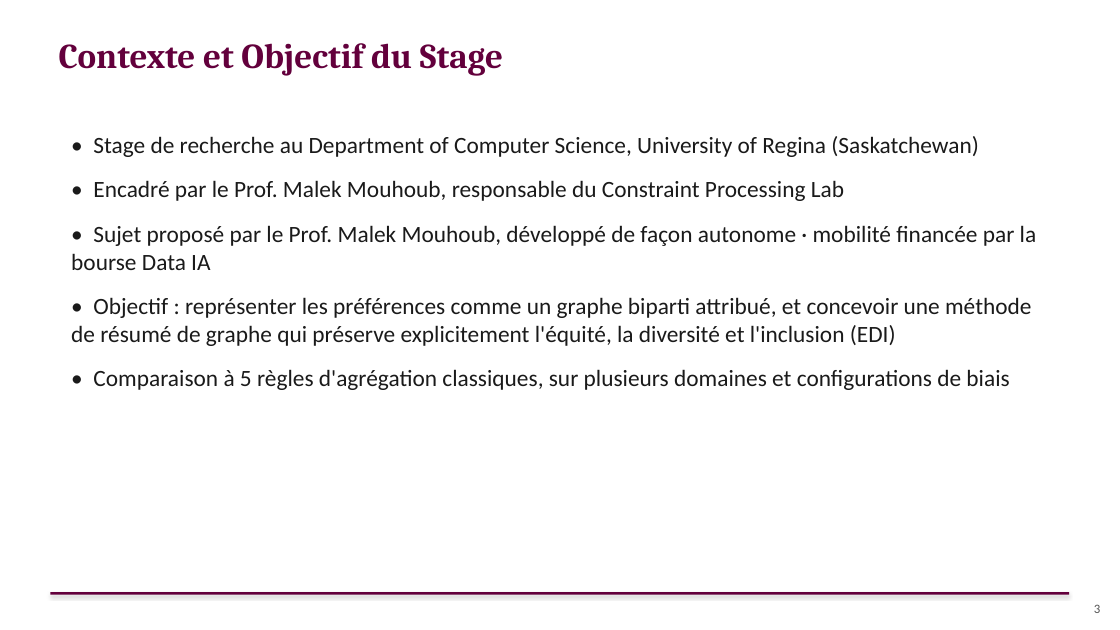
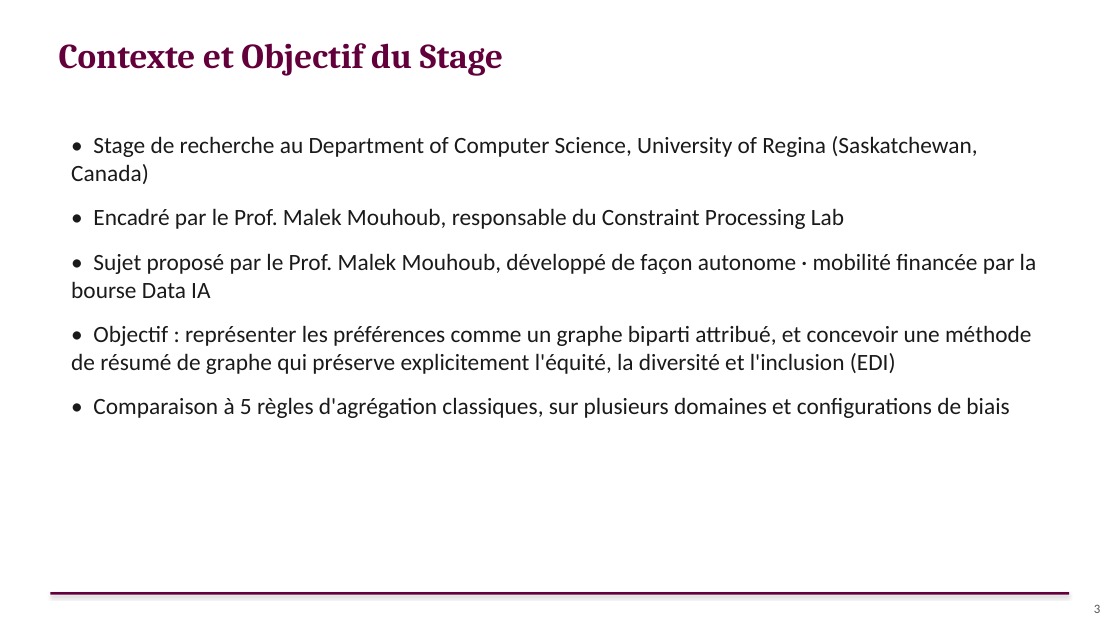
Before and after one commit to sitaacisse-boop/EDI, a slide deck: slide 3 of presentation/AURORA_Soutenance_FR.pptx. Drawn at 1120x630 pixels with LibreOffice and Linux fonts; fonts in the diff are those of the drawing. Boxes give left, top, right and bottom in pixels: in the first picture for what was removed or moved away, otherwise in the second. Text is boxed around its words. In the diff, an @@ line names an element or a change of style, - is before the commit and + after.

Commit message:
Applique les corrections de Malek sur le PowerPoint
- Slide 1 : "Prof. Zoubida Kedad" (cohérent avec "Prof. Malek Mouhoub")
- Slide 2 (Plan) : puces numérotées 1-5, comme demandé
- Slide 3 : précise "(Saskatchewan, Canada)"
- Slide 4 : "jamais la préservation de l'équité" -> "...de l'EDI"
- Slide 10 : éclate la puce dense (RMP+OpenAlex+libimseti sur 2 lignes)
  en une puce par jeu de données, plus lisible à l'oral

```diff
--- a/presentation/AURORA_Soutenance_FR.pptx
+++ b/presentation/AURORA_Soutenance_FR.pptx
@@ text at (x1=71, y1=136, x2=977, y2=184): text changed @@
-• Stage de recherche au Department of Computer Science, University of Regina (Saskatchewan)
+• Stage de recherche au Department of Computer Science, University of Regina (Saskatchewan, Canada)
```
Also in this commit, not shown: 5 other slides changed.
